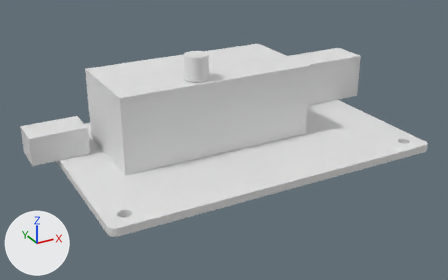
The Blender file box 1.blend: old version first, new version second.
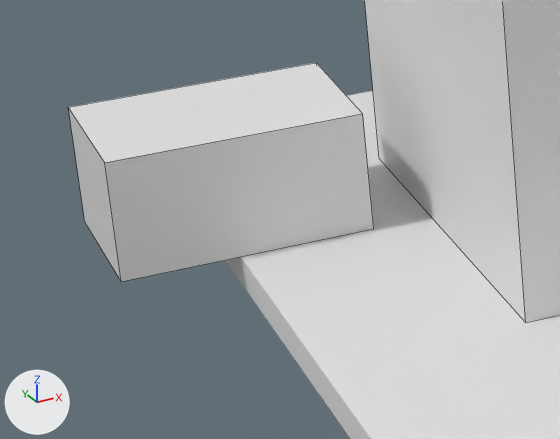
There are two pictures of each version: one whole from a 50 mm camera at (-62.5, -110.4, 61.1) aimed at (-3.1, -2.4, 7.1), one close up on the part from 1% to 30% of the width and 36% to 72% of the height. The axes (+X, +Y, +Z) are drawn at lower left. The lights are the same throughout. The close-ups show mesh edges as thin lines.

In view in the first close-up: '1 - Base Board', '3 - Load', '4 - 3P OUT'.
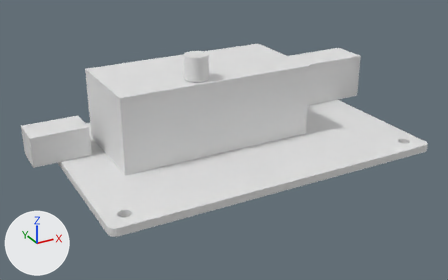
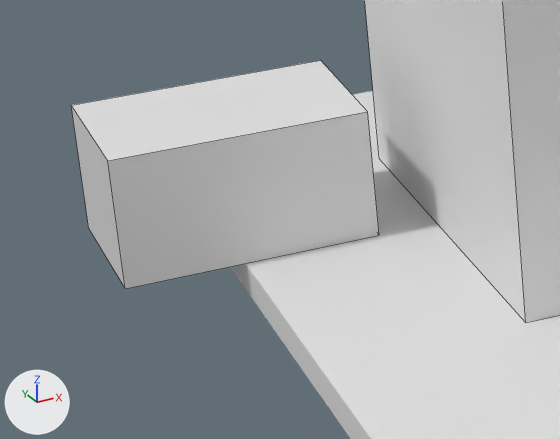
Commit message: [box-1] fix 3P OUT

Changed parts and their boxes [x1, y1, x2, y2] in the close-ups (560 x 439 px):
'4 - 3P OUT', mesh rescaled, moved
    before: [68, 63, 374, 282]
    after: [71, 60, 379, 289]

The change, as a diff of the scene's bpy script:
```diff
--- a/box 1.blend.py
+++ b/box 1.blend.py
@@ me_cube_001 @@
 me_cube_001.from_pydata(...)  # 8 vertices, 6 faces; spans x -42.01..-30.01, y 6.73..14.23, z 2.0..8.0
 # used by ob_4___3p_out; location = (0.0, 0.0, 4.0)
+# me_cube_001 part 1: the whole mesh is scaled about its middle by (1, 1, 1.07), then moved by (36.01, -10.48, -1.8)
 me_cube_001.materials.append(mat_material)
@@ ob_4___3p_out @@
 ob_4___3p_out = bpy.data.objects.new('4 - 3P OUT', me_cube_001)
-ob_4___3p_out.location = (0.0, 0.0, 4.0)
+ob_4___3p_out.location = (-36.01, 9.65, 6.0)
```
